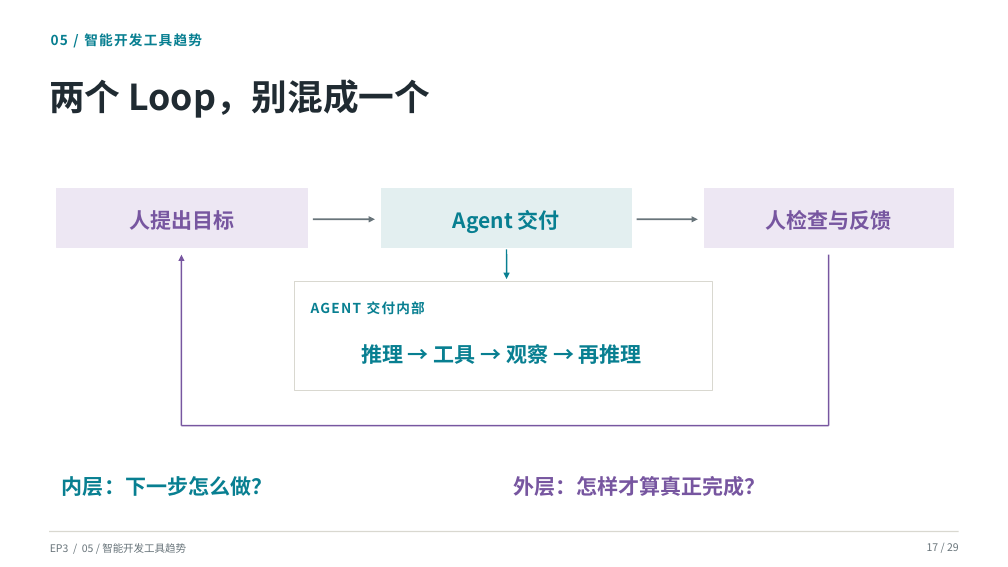
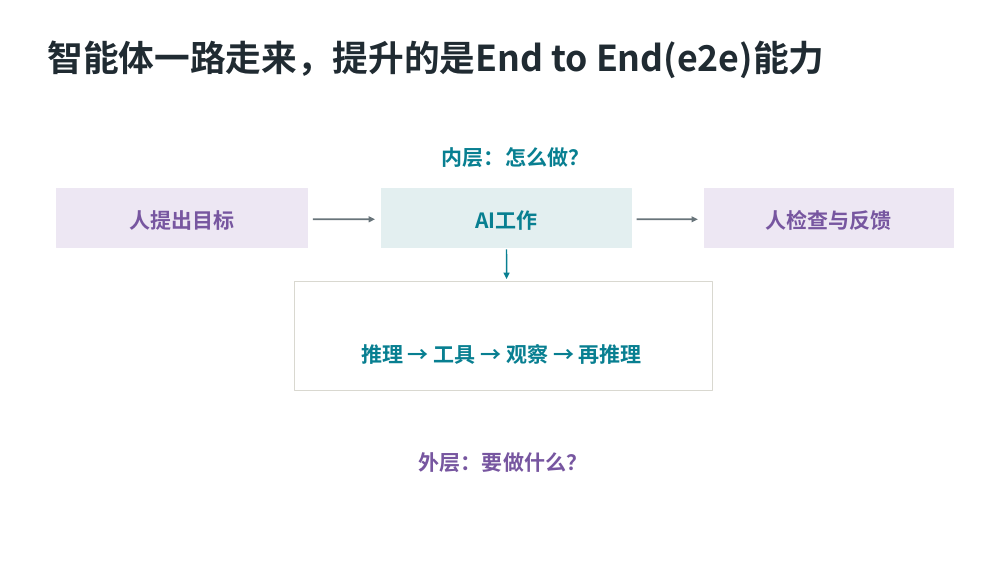
Before and after one commit to SCPZ24/AgentFlow-Salon, a slide deck: slide 11 of PPTs/EP3/Meeting03.pptx (slide 12 before the commit). Drawn at 1008x567 pixels with LibreOffice and Linux fonts; fonts in the diff are those of the drawing; background and template pictures are left out. Boxes give left, top, right and bottom in pixels: in the first picture for what was removed or moved away, otherwise in the second. Text is boxed around its words. In the diff, an @@ line names an element or a change of style, - is before the commit and + after.

Commit message:
完成pi部分。

```diff
--- a/PPTs/EP3/Meeting03.pptx
+++ b/PPTs/EP3/Meeting03.pptx
@@ text at [48,40,825,78]: text changed @@
-两个 Loop，别混成一个
+智能体一路走来，提升的是End to End(e2e)能力
@@ text removed at [51,33,202,47] @@
-05 / 智能开发工具趋势
@@ text at [442,147,589,167]: text changed @@
-内层：下一步怎么做？
+内层：怎么做？
@@ text at [475,210,537,230]: text changed @@
-Agent 交付
+AI工作
@@ arrow removed from (181, 426) to (181, 255) @@
@@ line removed from (829, 255) to (829, 426) @@
@@ text removed at [311,301,425,315] @@
-AGENT 交付内部
@@ line removed from (829, 426) to (181, 426) @@
@@ text at [419,452,587,472]: text changed @@
-外层：怎样才算真正完成？
+外层：要做什么？
@@ line removed from (49, 532) to (959, 532) @@
@@ text removed at [50,543,186,553] @@
-EP3 / 05 / 智能开发工具趋势
@@ text removed at [927,543,959,551] @@
-17 / 29
```
Also in this commit, not shown: 10 other slides changed, 3 slides added, 7 slides removed, 8 other files.
